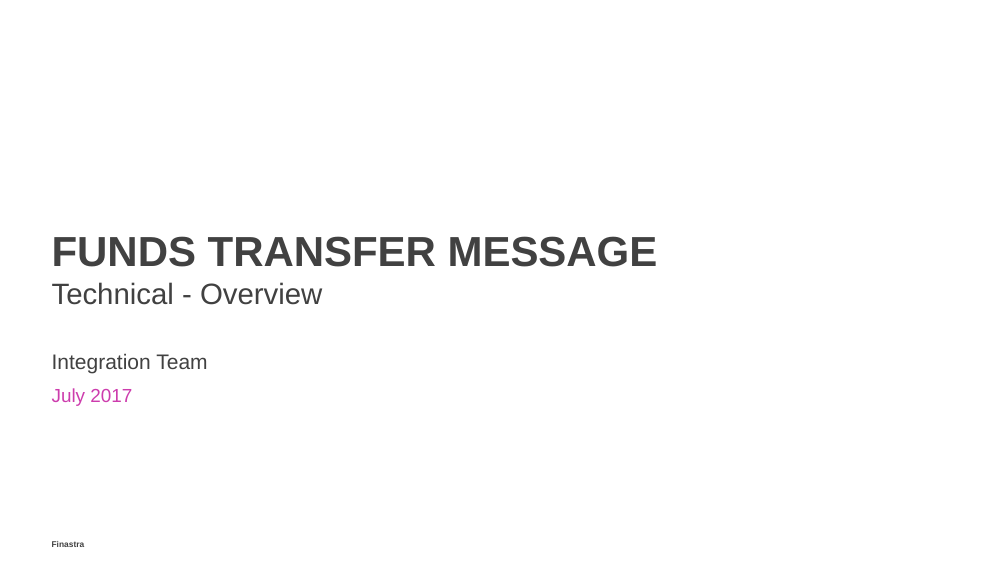
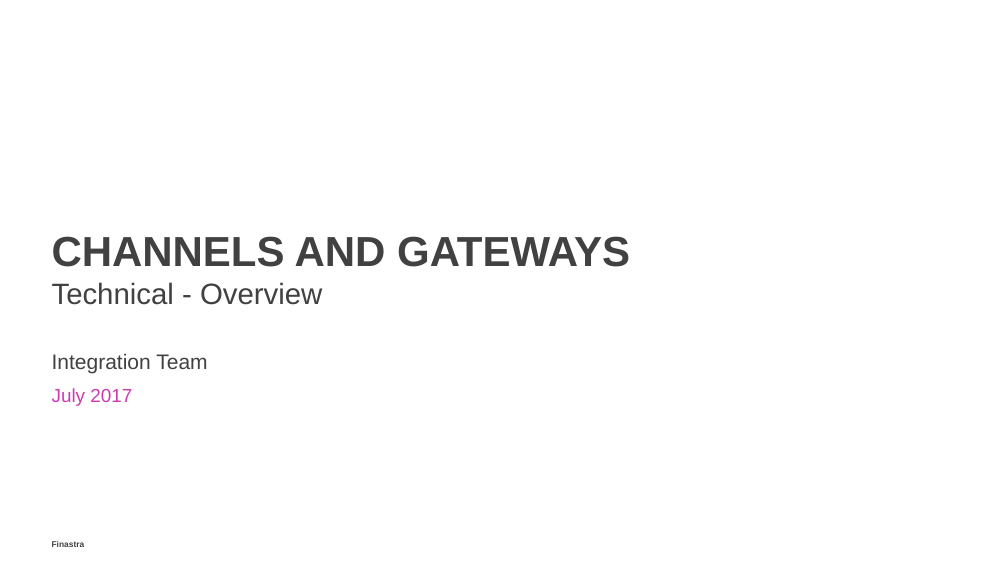
Before and after one commit to alexfinastra/IntegrationWorkshop, a slide deck: slide 1 of documentation/03 Channels and Gateways.pptx. Drawn at 1008x567 pixels with LibreOffice and Linux fonts; fonts in the diff are those of the drawing; background and template pictures are left out. Boxes give left, top, right and bottom in pixels: in the first picture for what was removed or moved away, otherwise in the second. Text is boxed around its words. In the diff, an @@ line names an element or a change of style, - is before the commit and + after.

```diff
--- a/documentation/03 Channels and Gateways.pptx
+++ b/documentation/03 Channels and Gateways.pptx
@@ title at <box>52,236,630,267</box>: text changed @@
-FUNDS TRANSFER MESSAGE
+CHANNELS AND GATEWAYS
```
Also in this commit, not shown: 4 other slides changed, 7 slides added, 21 slides removed, 2 other files.
